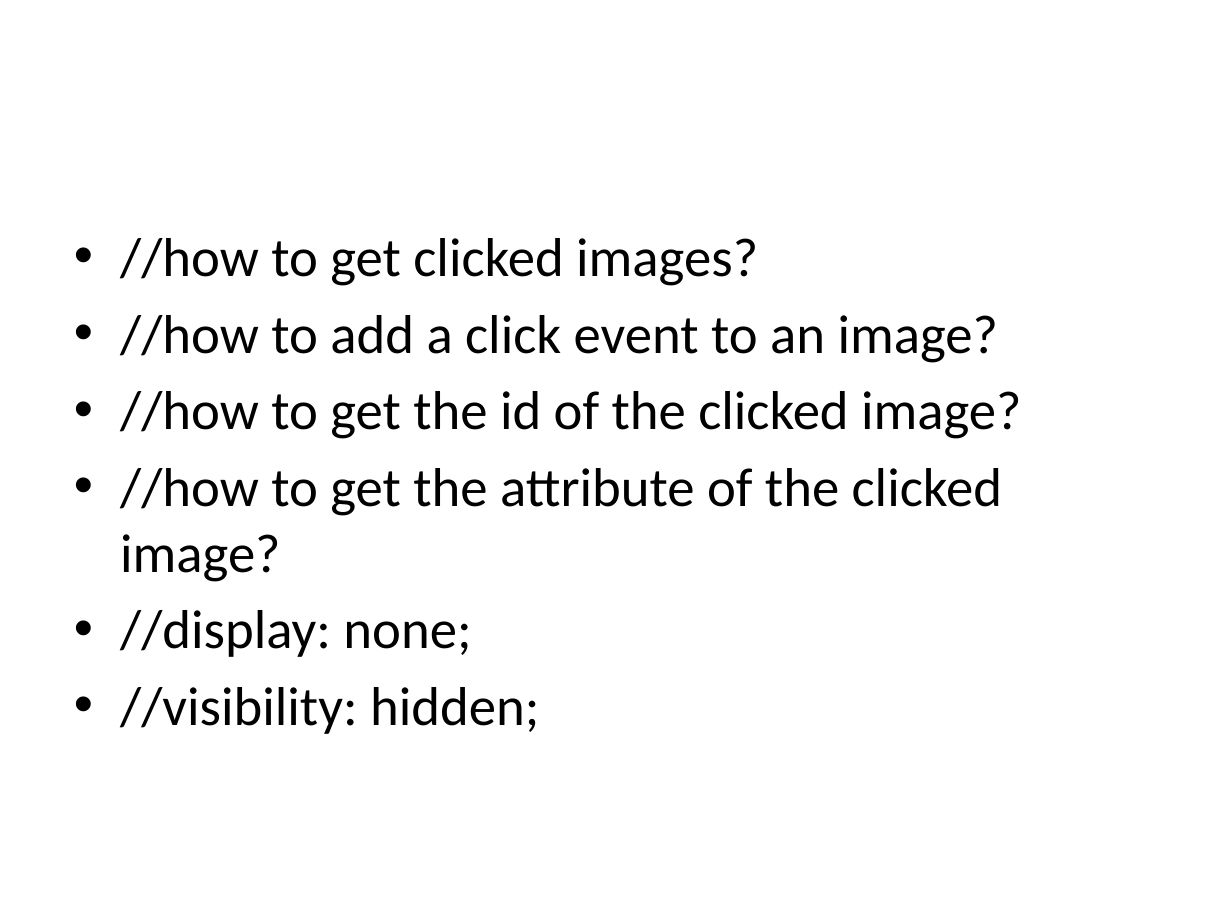
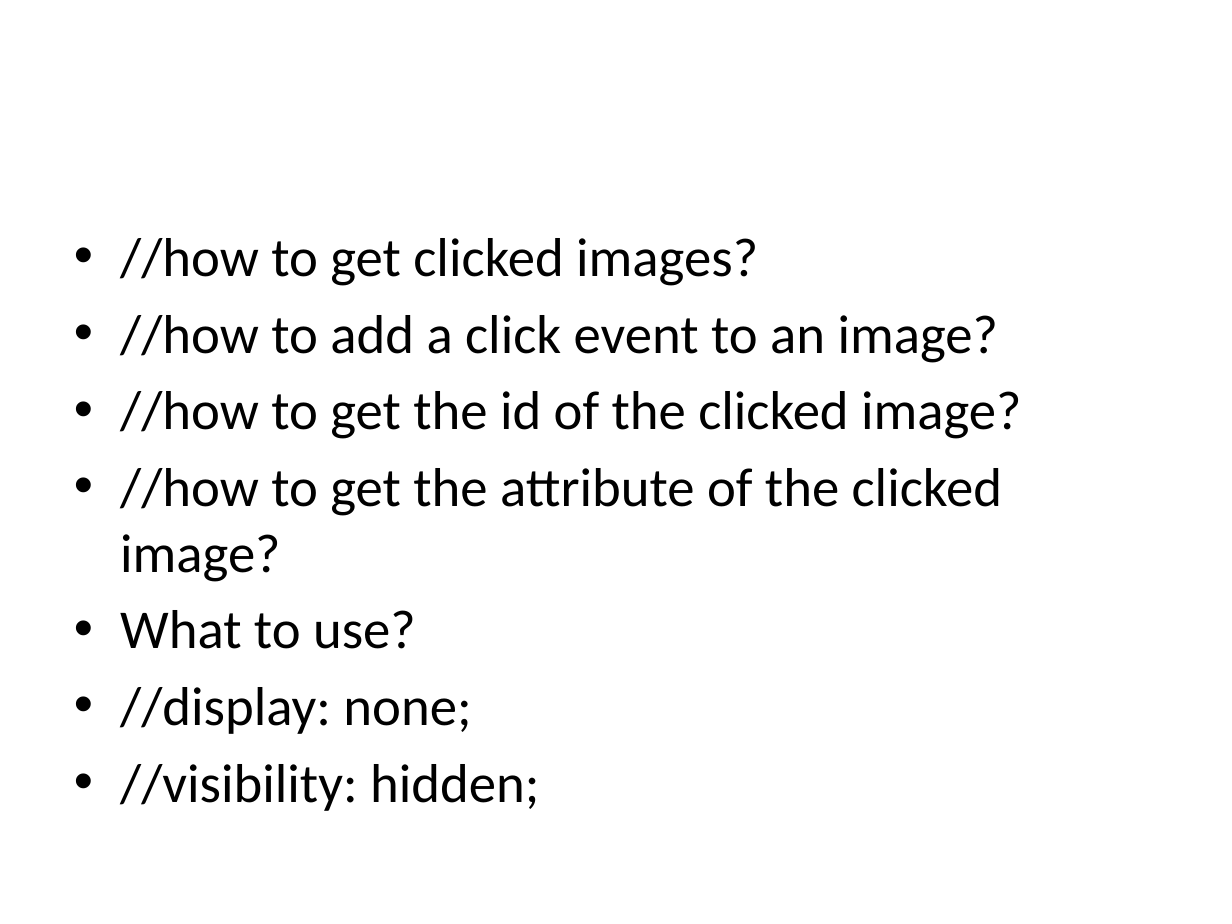
Before and after one commit to IngIlhem/GuessImagesGame, a slide deck: slide 3 of Guess Images Game.pptx (slide 9 before the commit). Drawn at 1232x924 pixels with LibreOffice and Linux fonts; fonts in the diff are those of the drawing. Boxes give left, top, right and bottom in pixels: in the first picture for what was removed or moved away, otherwise in the second. Text is boxed around its words. In the diff, an @@ line names an element or a change of style, - is before the commit and + after.

```diff
--- a/Guess Images Game.pptx
+++ b/Guess Images Game.pptx
@@ text at box(120, 610, 416, 649): paragraph added @@
+• What to use?
```
Also in this commit, not shown: 1 slide added.
